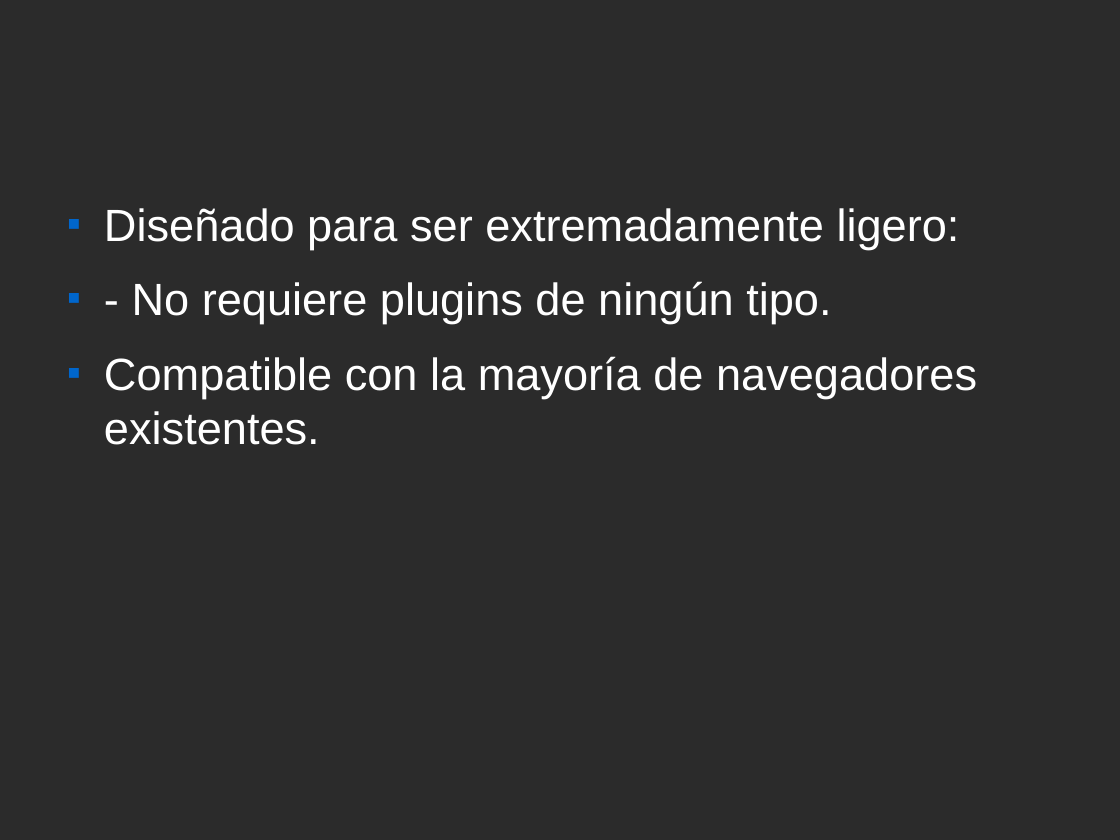
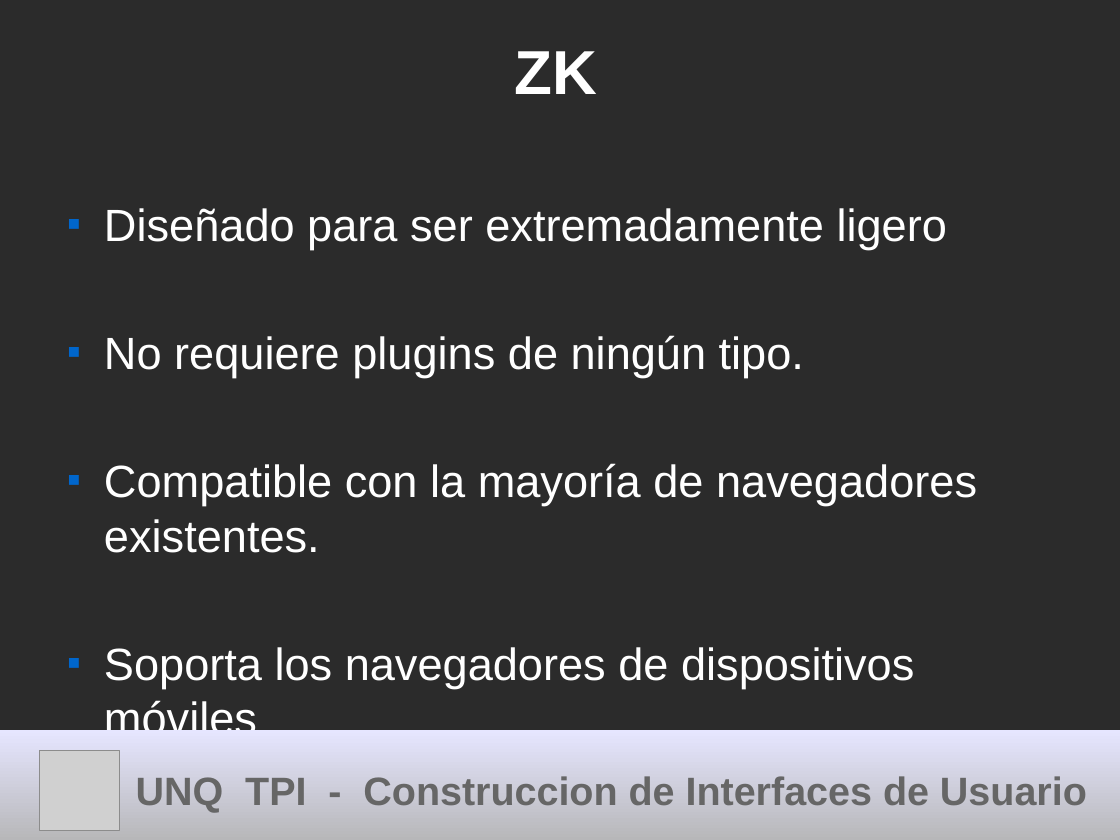
Before and after one commit to cdmarchionne/tpi-ui-tp-esferas, a slide deck: slide 6 of ZK/resources/Presentacion ZK.odp. Drawn at 1120x840 pixels with LibreOffice and Linux fonts; fonts in the diff are those of the drawing; grey boxes stand for pictures; background and template pictures are left out; a plain dark background stands for a picture behind light text. Boxes give left, top, right and bottom in pixels: in the first picture for what was removed or moved away, otherwise in the second. Text is boxed around its words. In the diff, an @@ line names an element or a change of style, - is before the commit and + after.

```diff
--- a/ZK/resources/Presentacion ZK.odp
+++ b/ZK/resources/Presentacion ZK.odp
@@ title added at (515, 51, 598, 94), 44 pt, text #FFFFFF, bold @@
+ZK
@@ text at (104, 208, 947, 378): text changed @@
-■ Diseñado para ser extremadamente ligero:
-■ - No requiere plugins de ningún tipo.
+■ Diseñado para ser extremadamente ligero
+■ No requiere plugins de ningún tipo.
@@ text at (104, 463, 977, 553): more space between paragraphs @@
@@ text at (104, 647, 914, 743): paragraph added @@
+■ Soporta los navegadores de dispositivos móviles
@@ title added at (0, 731, 1120, 840), fill gradient #E6E6FF to #B3B3B3, 28 pt, text #666666, bold @@
+UNQ TPI - Construccion de Interfaces de Usuario
@@ picture added at (40, 751, 120, 831) @@
```
Also in this commit, not shown: 3 slides added, 2 slides removed.
